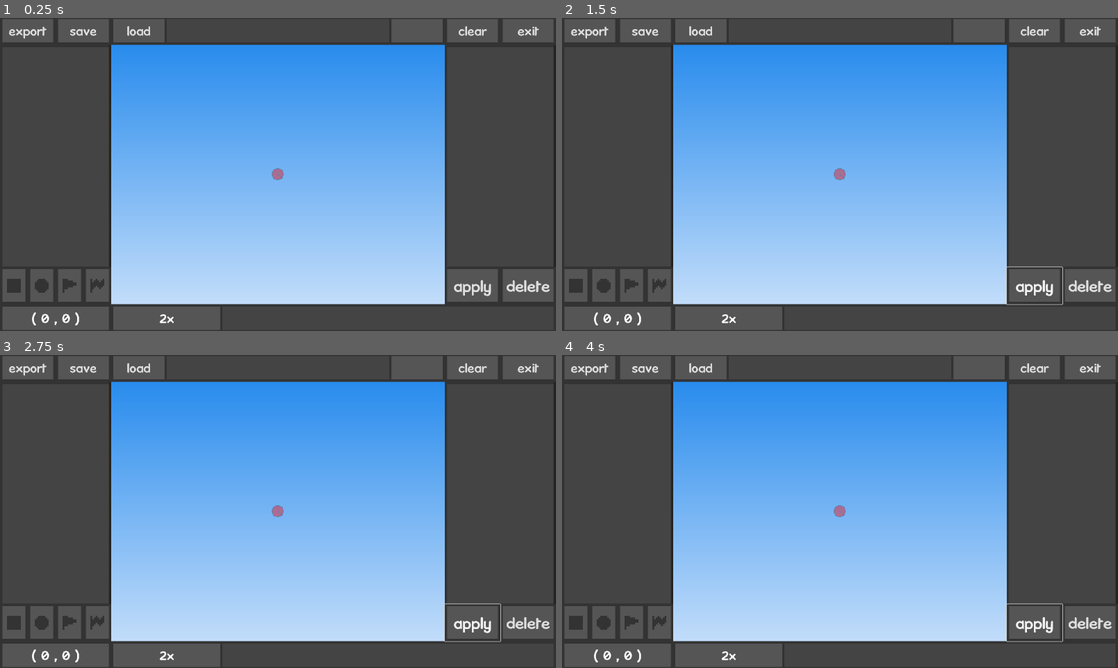
Above: before the commit, frames 1-4 (two rows, left to right).
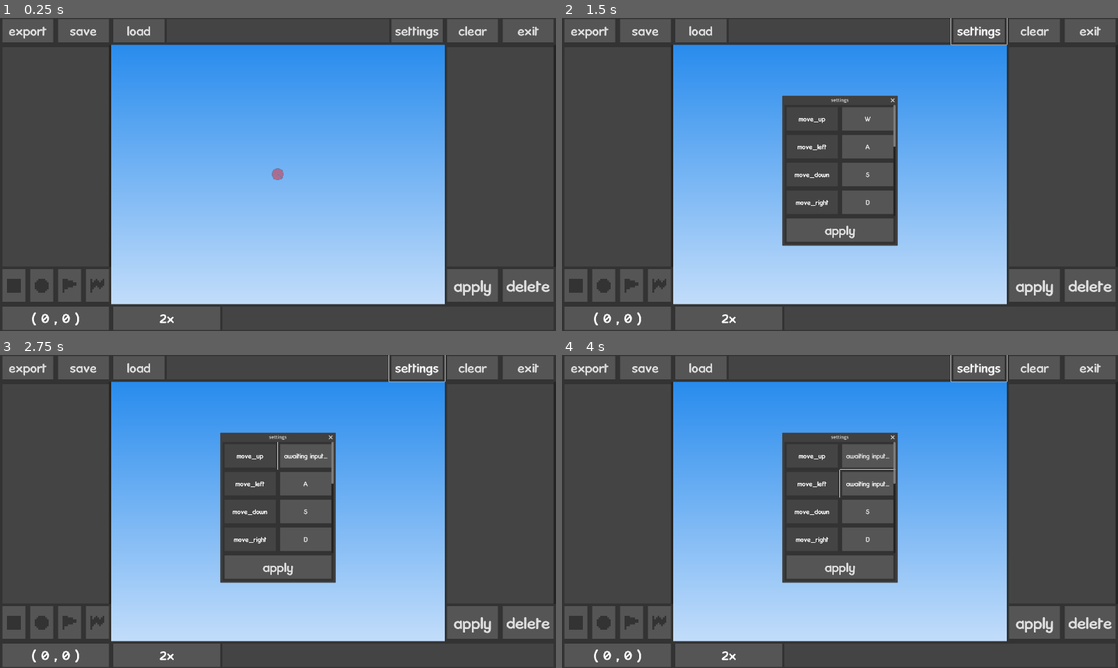
Above: after the commit, the same moments.

Repository: beatrixwashere/RedBallMakerPlus
Game: Godot game, scene res://scenes/main.tscn
The game is run twice, just before and just after one commit, with the same random seed, the same clock (stepped at 60 frames per second) and the same inputs.
Inputs (mouse positions are in pixels of both pictures, inside the frame that each line leads up to):
- Up to frame 1 (0.25 s): no input
- Up to frame 2 (1.5 s): click "apply" at 0.5 s; click (979, 30) at 1.25 s, where only the run after the commit has a clickable "settings"
- Up to frame 3 (2.75 s): click (305, 455) at 2 s, where only the run after the commit has a clickable "W"
- Up to frame 4 (4 s): click (867, 455) at 2.75 s, where only the run after the commit has a clickable "awaiting input..."; click (867, 483) at 3.5 s, where only the run after the commit has a clickable "A"

The runs differ from the first frame. In frame 1, 0.1% of the frame differs, in the area x 71-79%, y 2-7%; in frame 2, 10%, in the area x 39-91%, y 0-92%; in frame 3, 10%; in frame 4, 10%.
Error before the commit: Out of bounds get index '-1' (on base: 'Dictionary') (res://scripts/main.gd:202)
Error after the commit: Out of bounds get index '-1' (on base: 'Dictionary') (res://scripts/main.gd:268)

Commit message:
add polygon editing and optimization

Diff:
--- a/scenes/block/edit_block.tscn
+++ b/scenes/block/edit_block.tscn
@@ -1,7 +1,8 @@
-[gd_scene load_steps=3 format=3 uid="uid://dhho5ojde1a1p"]
+[gd_scene load_steps=4 format=3 uid="uid://dhho5ojde1a1p"]
 
 [ext_resource type="Texture2D" uid="uid://c4qok0k14d1x2" path="res://images/ui/ui_editobj.png" id="1_fmh18"]
 [ext_resource type="FontFile" uid="uid://4fm13rlrv0pl" path="res://images/kronika.ttf" id="2_hyy5k"]
+[ext_resource type="Texture2D" uid="uid://trsldbmmm0w3" path="res://images/ui/ui_button.png" id="3_auslt"]
 
 [node name="edit_block" type="Control"]
 layout_mode = 3
@@ -50,6 +51,7 @@
 initial_position = 1
 size = Vector2i(384, 512)
 visible = false
+unresizable = true
 
 [node name="color" type="ColorPicker" parent="popup_color"]
 offset_right = 384.0
@@ -57,4 +59,43 @@
 edit_alpha = false
 sampler_visible = false
 
+[node name="popup_polygon" type="Window" parent="."]
+canvas_item_default_texture_filter = 0
+title = "edit polygon"
+initial_position = 1
+size = Vector2i(384, 480)
+visible = false
+unresizable = true
+
+[node name="container" type="ScrollContainer" parent="popup_polygon"]
+offset_right = 384.0
+offset_bottom = 384.0
+vertical_scroll_mode = 2
+
+[node name="editlist" type="VBoxContainer" parent="popup_polygon/container"]
+unique_name_in_owner = true
+layout_mode = 2
+theme_override_constants/separation = 96
+
+[node name="addpoint" type="Control" parent="popup_polygon/container/editlist"]
+layout_mode = 2
+
+[node name="sprite" type="Sprite2D" parent="popup_polygon/container/editlist/addpoint"]
+scale = Vector2(8, 8)
+texture = ExtResource("3_auslt")
+centered = false
+
+[node name="button" type="Button" parent="popup_polygon/container/editlist/addpoint"]
+layout_mode = 0
+offset_right = 384.0
+offset_bottom = 96.0
+theme_override_fonts/font = ExtResource("2_hyy5k")
+theme_override_font_sizes/font_size = 40
+text = "add"
+flat = true
+
+[node name="scrollfix" type="Control" parent="popup_polygon/container/editlist"]
+layout_mode = 2
+
 [connection signal="close_requested" from="popup_color" to="popup_color" method="set_visible" binds= [false]]
+[connection signal="close_requested" from="popup_polygon" to="popup_polygon" method="set_visible" binds= [false]]
--- /dev/null
+++ b/scenes/block/polydata.tscn
@@ -0,0 +1,47 @@
+[gd_scene load_steps=3 format=3 uid="uid://c6ie0wtd57bwt"]
+
+[ext_resource type="Texture2D" uid="uid://bf12nfmncpgul" path="res://images/ui/ui_polydata.png" id="1_mf01p"]
+[ext_resource type="FontFile" uid="uid://4fm13rlrv0pl" path="res://images/kronika.ttf" id="2_4uead"]
+
+[node name="polydata" type="Control"]
+texture_filter = 1
+layout_mode = 3
+anchors_preset = 0
+
+[node name="sprite" type="Sprite2D" parent="."]
+scale = Vector2(8, 8)
+texture = ExtResource("1_mf01p")
+centered = false
+
+[node name="xcoord" type="LineEdit" parent="."]
+layout_mode = 0
+offset_right = 160.0
+offset_bottom = 96.0
+theme_override_fonts/font = ExtResource("2_4uead")
+theme_override_font_sizes/font_size = 30
+placeholder_text = "int"
+alignment = 1
+flat = true
+
+[node name="ycoord" type="LineEdit" parent="."]
+layout_mode = 0
+offset_left = 160.0
+offset_right = 320.0
+offset_bottom = 96.0
+theme_override_fonts/font = ExtResource("2_4uead")
+theme_override_font_sizes/font_size = 30
+placeholder_text = "int"
+alignment = 1
+flat = true
+
+[node name="remove" type="Button" parent="."]
+layout_mode = 0
+offset_left = 320.0
+offset_right = 384.0
+offset_bottom = 96.0
+theme_override_fonts/font = ExtResource("2_4uead")
+theme_override_font_sizes/font_size = 30
+text = "-"
+flat = true
+
+[connection signal="button_down" from="remove" to="." method="queue_free"]
--- a/scenes/main.tscn
+++ b/scenes/main.tscn
@@ -9,6 +9,7 @@
 [ext_resource type="Texture2D" uid="uid://bimj0vfrnad4w" path="res://images/icons/icon_circle.png" id="7_cutm6"]
 [ext_resource type="Texture2D" uid="uid://hsx2ol2mxpxc" path="res://images/icons/icon_checkpoint.png" id="8_rn8fh"]
 [ext_resource type="Texture2D" uid="uid://dkcl28ke5ynye" path="res://images/icons/icon_flag.png" id="9_bv1hy"]
+[ext_resource type="Texture2D" uid="uid://trsldbmmm0w3" path="res://images/ui/ui_button.png" id="10_xbtwa"]
 
 [node name="main" type="Node"]
 script = ExtResource("1_ptw04")
@@ -181,6 +182,7 @@
 offset_bottom = -448.0
 
 [node name="export_level" type="Button" parent="ui/menus/row_options"]
+layout_mode = 0
 offset_right = 192.0
 offset_bottom = 96.0
 theme_override_fonts/font = ExtResource("4_efxvl")
@@ -206,6 +208,58 @@
 theme_override_fonts/font = ExtResource("4_efxvl")
 theme_override_font_sizes/font_size = 40
 text = "load"
+flat = true
+
+[node name="tool_settings" type="Button" parent="ui/menus/row_options"]
+layout_mode = 0
+offset_left = 1344.0
+offset_right = 1536.0
+offset_bottom = 96.0
+theme_override_fonts/font = ExtResource("4_efxvl")
+theme_override_font_sizes/font_size = 40
+text = "settings"
+flat = true
+
+[node name="settings" type="Window" parent="ui/menus/row_options/tool_settings"]
+unique_name_in_owner = true
+canvas_item_default_texture_filter = 0
+title = "settings"
+initial_position = 1
+size = Vector2i(384, 480)
+visible = false
+unresizable = true
+
+[node name="container" type="ScrollContainer" parent="ui/menus/row_options/tool_settings/settings"]
+offset_right = 384.0
+offset_bottom = 384.0
+vertical_scroll_mode = 2
+
+[node name="keylist" type="VBoxContainer" parent="ui/menus/row_options/tool_settings/settings/container"]
+layout_mode = 2
+theme_override_constants/separation = 96
+
+[node name="scrollfix" type="Control" parent="ui/menus/row_options/tool_settings/settings/container/keylist"]
+layout_mode = 2
+
+[node name="apply" type="Control" parent="ui/menus/row_options/tool_settings/settings"]
+layout_mode = 3
+anchors_preset = 0
+offset_top = 384.0
+offset_right = 384.0
+offset_bottom = 480.0
+
+[node name="sprite" type="Sprite2D" parent="ui/menus/row_options/tool_settings/settings/apply"]
+scale = Vector2(8, 8)
+texture = ExtResource("10_xbtwa")
+centered = false
+
+[node name="button" type="Button" parent="ui/menus/row_options/tool_settings/settings/apply"]
+layout_mode = 0
+offset_right = 384.0
+offset_bottom = 96.0
+theme_override_fonts/font = ExtResource("4_efxvl")
+theme_override_font_sizes/font_size = 40
+text = "apply"
 flat = true
 
 [node name="clear_level" type="Button" parent="ui/menus/row_options"]
@@ -271,6 +325,7 @@
 dialog_hide_on_ok = true
 mode_overrides_title = false
 access = 2
+filters = PackedStringArray("*.txt ; Text Files")
 
 [node name="save" type="FileDialog" parent="files"]
 mode = 2
@@ -282,6 +337,7 @@
 dialog_hide_on_ok = true
 mode_overrides_title = false
 access = 2
+filters = PackedStringArray("*.rbmp ; RBMP Files")
 
 [node name="load" type="FileDialog" parent="files"]
 mode = 2
@@ -294,6 +350,7 @@
 mode_overrides_title = false
 file_mode = 0
 access = 2
+filters = PackedStringArray("*.rbmp ; RBMP Files")
 
 [connection signal="button_down" from="ui/menus/obj_edit/apply_edits" to="." method="apply_edits"]
 [connection signal="button_down" from="ui/menus/obj_edit/delete_block" to="." method="delete_block"]
@@ -304,6 +361,8 @@
 [connection signal="button_down" from="ui/menus/row_options/export_level" to="files/export" method="set_visible" binds= [true]]
 [connection signal="button_down" from="ui/menus/row_options/export_save" to="files/save" method="set_visible" binds= [true]]
 [connection signal="button_down" from="ui/menus/row_options/import_save" to="files/load" method="set_visible" binds= [true]]
+[connection signal="button_down" from="ui/menus/row_options/tool_settings" to="ui/menus/row_options/tool_settings/settings" method="set_visible" binds= [true]]
+[connection signal="close_requested" from="ui/menus/row_options/tool_settings/settings" to="ui/menus/row_options/tool_settings/settings" method="set_visible" binds= [false]]
 [connection signal="button_down" from="ui/menus/row_options/clear_level" to="." method="clear_level"]
 [connection signal="button_down" from="ui/menus/row_options/exit_app" to="." method="exit_app"]
 [connection signal="file_selected" from="files/export" to="." method="export_level"]
--- a/scripts/main.gd
+++ b/scripts/main.gd
@@ -2,6 +2,17 @@
 # handles all functions in the tool
 # ---------------------------------
 extends Node
+# constants
+const listblock:PackedScene = preload("res://scenes/block/list_block.tscn")
+const editblock:PackedScene = preload("res://scenes/block/edit_block.tscn")
+const polydata:PackedScene = preload("res://scenes/block/polydata.tscn")
+const circle:CompressedTexture2D = preload("res://images/circle.png")
+const checkpoint:CompressedTexture2D = preload("res://images/checkpoint.png")
+const flag:CompressedTexture2D = preload("res://images/flag.png")
+const icon_polygon:CompressedTexture2D = preload("res://images/icons/icon_polygon.png")
+const icon_circle:CompressedTexture2D = preload("res://images/icons/icon_circle.png")
+const icon_checkpoint:CompressedTexture2D = preload("res://images/icons/icon_checkpoint.png")
+const icon_flag:CompressedTexture2D = preload("res://images/icons/icon_flag.png")
 # variables
 var keybinds:Dictionary = {
 	"move_up": KEY_W,
@@ -21,41 +32,74 @@
 var level_selection:int = -1
 # ui input
 var is_moving_scene:bool = false
+var is_awaiting_input:bool = false
+var keybind_to_set:String
+var keytext_to_update:Node
+# setup the tool
+func _ready()->void:
+	# opens settings file
+	if !FileAccess.file_exists("user://settings.rbmpc"): apply_settings()
+	var settingsfile:FileAccess = FileAccess.open("user://settings.rbmpc",FileAccess.READ)
+	# prepares keybind settings
+	for i in keybinds.keys():
+		keybinds[i] = settingsfile.get_32()
+		var n_setkeybind:Node = editblock.instantiate()
+		n_setkeybind.name = i
+		n_setkeybind.get_node("text").text = i
+		n_setkeybind.get_node("text").add_theme_font_size_override("font_size",20)
+		n_setkeybind.get_node("edit").visible = false
+		n_setkeybind.get_node("popup_edit").text = OS.get_keycode_string(keybinds[i])
+		n_setkeybind.get_node("popup_edit").add_theme_font_size_override("font_size",20)
+		n_setkeybind.get_node("popup_edit").visible = true
+		var await_keybind:Callable = func await_keybind_func()->void:
+			n_setkeybind.get_node("popup_edit").text = "awaiting input..."
+			is_awaiting_input = true
+			keybind_to_set = i
+			keytext_to_update = n_setkeybind.get_node("popup_edit")
+		n_setkeybind.get_node("popup_edit").connect("button_down",await_keybind)
+		%settings/container/keylist.add_child(n_setkeybind)
+	%settings/container/keylist.move_child(%settings/container/keylist.get_child(0), \
+	%settings/container/keylist.get_child_count()-1)
 # handles input
 func _input(event:InputEvent)->void:
 	# keyboard
-	if event is InputEventKey && level_selection == -1:
-		if event.keycode == keybinds["move_up"]: if event.is_pressed():
-			%ui.position.y -= 30/$ui.zoom.x
-		if event.keycode == keybinds["move_left"]: if event.is_pressed():
-			%ui.position.x -= 30/$ui.zoom.x
-		if event.keycode == keybinds["move_down"]: if event.is_pressed():
-			%ui.position.y += 30/$ui.zoom.x
-		if event.keycode == keybinds["move_right"]: if event.is_pressed():
-			%ui.position.x += 30/$ui.zoom.x
-		if event.keycode == keybinds["zoom_out"]:
-			if event.is_pressed() && %ui.zoom.x < 4.99:
-				%ui.zoom += Vector2(0.1,0.1)
-				%ui.scale = Vector2(1,1)/%ui.zoom
-				%ui/rbref.scale = %ui.zoom
-		if event.keycode == keybinds["zoom_in"]:
-			if event.is_pressed() && %ui.zoom.x > 0.11:
-				%ui.zoom -= Vector2(0.1,0.1)
-				%ui.scale = Vector2(1,1)/%ui.zoom
-				%ui/rbref.scale = %ui.zoom
-		if event.keycode == keybinds["reset_view"]:
-			%ui.position = Vector2(0,0)
-			%ui.zoom = Vector2(2,2)
-			%ui.scale = Vector2(0.5,0.5)
-			%ui/rbref.scale = Vector2(2,2)
-		if event.keycode == keybinds["new_polygon"]:
-			if event.is_pressed(): new_block(Block.blocktypes.POLYGON)
-		if event.keycode == keybinds["new_circle"]:
-			if event.is_pressed(): new_block(Block.blocktypes.CIRCLE)
-		if event.keycode == keybinds["new_checkpoint"]:
-			if event.is_pressed(): new_block(Block.blocktypes.CHECKPOINT)
-		if event.keycode == keybinds["new_flag"]:
-			if event.is_pressed(): new_block(Block.blocktypes.FLAG)
+	if event is InputEventKey:
+		if is_awaiting_input:
+			keybinds[keybind_to_set] = event.keycode
+			keytext_to_update.text = OS.get_keycode_string(event.keycode)
+			is_awaiting_input = false
+		elif level_selection == -1:
+			if event.keycode == keybinds["move_up"]: if event.is_pressed():
+				%ui.position.y -= 30/$ui.zoom.x
+			if event.keycode == keybinds["move_left"]: if event.is_pressed():
+				%ui.position.x -= 30/$ui.zoom.x
+			if event.keycode == keybinds["move_down"]: if event.is_pressed():
+				%ui.position.y += 30/$ui.zoom.x
+			if event.keycode == keybinds["move_right"]: if event.is_pressed():
+				%ui.position.x += 30/$ui.zoom.x
+			if event.keycode == keybinds["zoom_out"]:
+				if event.is_pressed() && %ui.zoom.x < 4.99:
+					%ui.zoom += Vector2(0.1,0.1)
+					%ui.scale = Vector2(1,1)/%ui.zoom
+					%ui/rbref.scale = %ui.zoom
+			if event.keycode == keybinds["zoom_in"]:
+				if event.is_pressed() && %ui.zoom.x > 0.11:
+					%ui.zoom -= Vector2(0.1,0.1)
+					%ui.scale = Vector2(1,1)/%ui.zoom
+					%ui/rbref.scale = %ui.zoom
+			if event.keycode == keybinds["reset_view"]:
+				%ui.position = Vector2(0,0)
+				%ui.zoom = Vector2(2,2)
+				%ui.scale = Vector2(0.5,0.5)
+				%ui/rbref.scale = Vector2(2,2)
+			if event.keycode == keybinds["new_polygon"]:
+				if event.is_pressed(): new_block(Block.blocktypes.POLYGON)
+			if event.keycode == keybinds["new_circle"]:
+				if event.is_pressed(): new_block(Block.blocktypes.CIRCLE)
+			if event.keycode == keybinds["new_checkpoint"]:
+				if event.is_pressed(): new_block(Block.blocktypes.CHECKPOINT)
+			if event.keycode == keybinds["new_flag"]:
+				if event.is_pressed(): new_block(Block.blocktypes.FLAG)
 	# mouse buttons
 	if event is InputEventMouseButton:
 		match event.button_index:
@@ -114,7 +158,7 @@
 			bdata.levelobj = n_block_obj
 		Block.blocktypes.CIRCLE:
 			var n_block_obj:Sprite2D = Sprite2D.new()
-			n_block_obj.texture = load("res://images/circle.png") as CompressedTexture2D
+			n_block_obj.texture = circle
 			n_block_obj.position = bdata.position
 			n_block_obj.scale = Vector2(bdata.radius/50,bdata.radius/50)
 			n_block_obj.self_modulate = bdata.outline
@@ -127,31 +171,27 @@
 			bdata.levelobj = n_block_obj
 		Block.blocktypes.CHECKPOINT:
 			var n_block_obj:Sprite2D = Sprite2D.new()
-			n_block_obj.texture = load("res://images/checkpoint.png") as CompressedTexture2D
+			n_block_obj.texture = checkpoint
 			n_block_obj.centered = false
 			n_block_obj.position = bdata.position
 			%level.add_child(n_block_obj)
 			bdata.levelobj = n_block_obj
 		Block.blocktypes.FLAG:
 			var n_block_obj:Sprite2D = Sprite2D.new()
-			n_block_obj.texture = load("res://images/flag.png") as CompressedTexture2D
+			n_block_obj.texture = flag
 			n_block_obj.centered = false
 			n_block_obj.position = bdata.position
 			%level.add_child(n_block_obj)
 			bdata.levelobj = n_block_obj
 # helper function for making the listobj
 func new_listobj(bdata:Block)->void:
-	var n_block_list:Control = load("res://scenes/block/list_block.tscn").instantiate() as Control
+	var n_block_list:Control = listblock.instantiate()
 	n_block_list.name = str(level_nidx)
 	match bdata.type:
-		Block.blocktypes.POLYGON: n_block_list.get_node("icon").texture = \
-		load("res://images/icons/icon_polygon.png") as CompressedTexture2D
-		Block.blocktypes.CIRCLE: n_block_list.get_node("icon").texture = \
-		load("res://images/icons/icon_circle.png") as CompressedTexture2D
-		Block.blocktypes.CHECKPOINT: n_block_list.get_node("icon").texture = \
-		load("res://images/icons/icon_checkpoint.png") as CompressedTexture2D
-		Block.blocktypes.FLAG: n_block_list.get_node("icon").texture = \
-		load("res://images/icons/icon_flag.png") as CompressedTexture2D
+		Block.blocktypes.POLYGON: n_block_list.get_node("icon").texture = icon_polygon
+		Block.blocktypes.CIRCLE: n_block_list.get_node("icon").texture = icon_circle
+		Block.blocktypes.CHECKPOINT: n_block_list.get_node("icon").texture = icon_checkpoint
+		Block.blocktypes.FLAG: n_block_list.get_node("icon").texture = icon_flag
 	n_block_list.get_node("text").text = bdata.name
 	n_block_list.get_node("edit").connect("button_down", edit_block.bind(level_nidx))
 	n_block_list.get_node("move_up").connect("button_down", move_block.bind(level_nidx, true))
@@ -165,7 +205,7 @@
 	# helper function for new list
 	var c_edit_obj:Callable = \
 	func c_edit_obj_func(i_name:String, i_type:String, i_var:Variant, i_popup:String = "")->void:
-		var n_edit_obj:Control = load("res://scenes/block/edit_block.tscn").instantiate() as Control
+		var n_edit_obj:Control = editblock.instantiate()
 		n_edit_obj.name = i_name
 		n_edit_obj.get_node("text").text = i_name
 		n_edit_obj.get_node("edit").placeholder_text = i_type
@@ -178,7 +218,24 @@
 			match i_popup:
 				"popup_color":
 					n_edit_obj.get_node("popup_color/color").color = i_var
-					pass
+				"popup_polygon":
+					var polylist:Node = n_edit_obj.get_node("popup_polygon/container/editlist")
+					for i in i_var:
+						var n_polydata:Node = polydata.instantiate()
+						n_polydata.get_node("xcoord").text = str(i.x)
+						n_polydata.get_node("ycoord").text = str(i.y)
+						polylist.add_child(n_polydata)
+					var add_polydata:Callable = func add_polydata_func()->void:
+						var n_polydata:Node = polydata.instantiate()
+						polylist.add_child(n_polydata)
+						polylist.move_child(n_polydata, polylist.get_child_count()-3)
+					polylist.move_child(polylist.get_child(0), polylist.get_child_count()-1)
+					polylist.move_child(polylist.get_child(0), polylist.get_child_count()-1)
+					polylist.get_node("addpoint/button").connect("button_down", add_polydata)
+		else:
+			n_edit_obj.get_node("popup_edit").queue_free()
+			n_edit_obj.get_node("popup_color").queue_free()
+			n_edit_obj.get_node("popup_polygon").queue_free()
 		%editlist.add_child(n_edit_obj)
 		%editlist.move_child(n_edit_obj, \
 		%editlist.get_child_count()-2)
@@ -191,6 +248,15 @@
 		c_edit_obj.call("mass","float",level_blocks[idx].mass)
 		c_edit_obj.call("friction","float",level_blocks[idx].friction)
 		c_edit_obj.call("restitution","float",level_blocks[idx].restitution)
+	if level_blocks[idx].type == Block.blocktypes.POLYGON:
+		c_edit_obj.call("polygon","",level_blocks[idx].polygon,"popup_polygon")
+	else:
+		c_edit_obj.call("x-position","int",level_blocks[idx].position.x)
+		c_edit_obj.call("y-position","int",level_blocks[idx].position.y)
+	if level_blocks[idx].type == Block.blocktypes.CIRCLE:
+		c_edit_obj.call("radius","int",level_blocks[idx].radius)
+	if level_blocks[idx].type == Block.blocktypes.POLYGON || \
+	level_blocks[idx].type == Block.blocktypes.CIRCLE:
 		c_edit_obj.call("fill","",level_blocks[idx].fill,"popup_color")
 		c_edit_obj.call("outline","",level_blocks[idx].outline,"popup_color")
 	# scene obj indicators
@@ -208,14 +274,32 @@
 		level_blocks[level_selection].restitution = %editlist.get_node("restitution/edit").text.to_float()
 		level_blocks[level_selection].fill = %editlist.get_node("fill/popup_color/color").color
 		level_blocks[level_selection].outline = %editlist.get_node("outline/popup_color/color").color
+	if level_blocks[level_selection].type == Block.blocktypes.POLYGON:
+		level_blocks[level_selection].polygon = PackedVector2Array()
+		for i in %editlist.get_node("polygon/popup_polygon/container/editlist").get_children():
+			if i.name != "addpoint" && i.name != "scrollfix": \
+			level_blocks[level_selection].polygon.append(Vector2( \
+			i.get_node("xcoord").text.to_int(), i.get_node("ycoord").text.to_int()))
+	else:
+		level_blocks[level_selection].position.x = %editlist.get_node("x-position/edit").text.to_int()
+		level_blocks[level_selection].position.y = %editlist.get_node("y-position/edit").text.to_int()
+	if level_blocks[level_selection].type == Block.blocktypes.CIRCLE:
+		level_blocks[level_selection].radius = %editlist.get_node("radius/edit").text.to_int()
 	# apply data to scene
 	if level_blocks[level_selection].type == Block.blocktypes.POLYGON:
+		level_blocks[level_selection].levelobj.polygon = level_blocks[level_selection].polygon
 		level_blocks[level_selection].levelobj.color = level_blocks[level_selection].fill
+		level_blocks[level_selection].levelobj.get_child(0).points = level_blocks[level_selection].polygon
 		level_blocks[level_selection].levelobj.get_child(0).default_color = level_blocks[level_selection].outline
 	if level_blocks[level_selection].type == Block.blocktypes.CIRCLE:
+		level_blocks[level_selection].levelobj.position = level_blocks[level_selection].position
+		level_blocks[level_selection].levelobj.scale = Vector2( \
+		level_blocks[level_selection].radius/50,level_blocks[level_selection].radius/50)
 		level_blocks[level_selection].levelobj.self_modulate = level_blocks[level_selection].outline
 		level_blocks[level_selection].levelobj.get_child(0).self_modulate = level_blocks[level_selection].fill
-	level_blocks[level_selection].listobj.get_node("text").text = level_blocks[level_selection].name
+	if level_blocks[level_selection].type == Block.blocktypes.CHECKPOINT || \
+	level_blocks[level_selection].type == Block.blocktypes.FLAG:
+		level_blocks[level_selection].levelobj.position = level_blocks[level_selection].position
 	close_edits()
 # removes the edit list
 func close_edits()->void:
@@ -262,6 +346,10 @@
 	%level.add_child(level_death)
 	# reset nidx
 	level_nidx = 0
+# updates the settings file
+func apply_settings()->void:
+	var settingsfile:FileAccess = FileAccess.open("user://settings.rbmpc",FileAccess.WRITE)
+	for i in keybinds.values(): settingsfile.store_32(i)
 # exports the level to a txt file
 func export_level(filepath:String)->void:
 	# generate level string
Binary file added: images/ui/ui_polydata.png
Not shown: 1 places in scenes/main.tscn that only renumber resources
